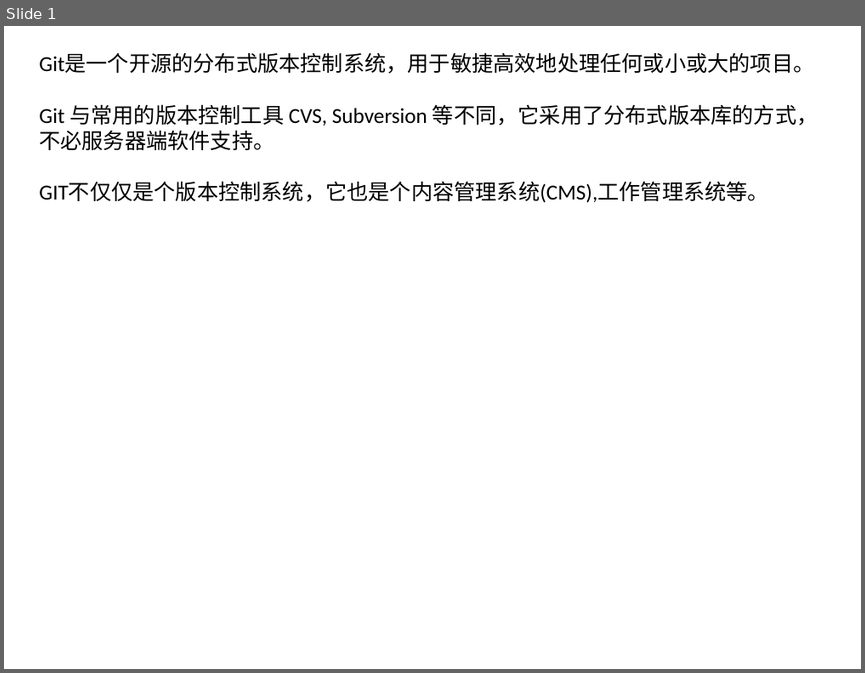
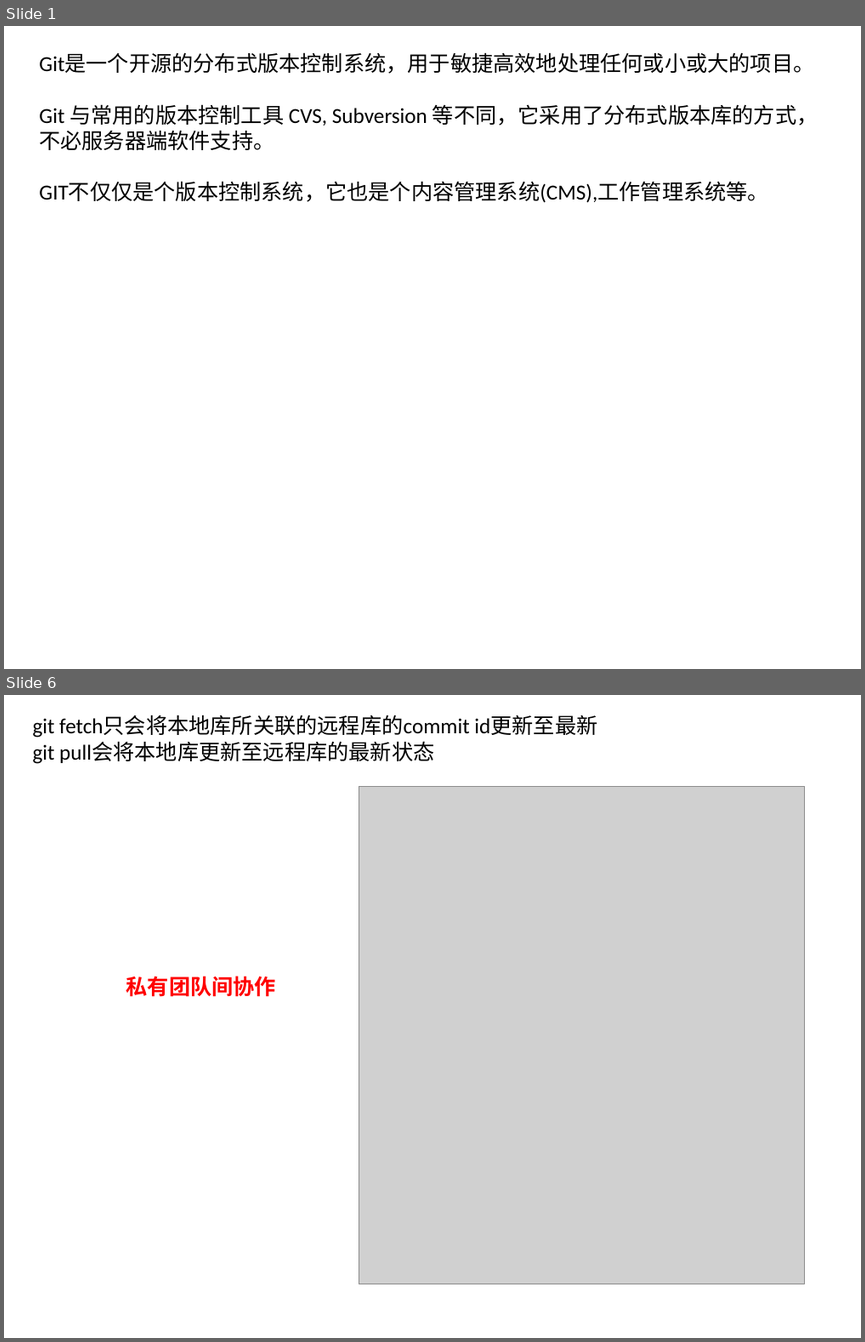
Before and after one commit to greenwonder/MyHtml5, a slide deck: GIT.pptx. Shown one above the other, each under a label of ours: slide 1 before the commit, slides 1 and 6 after it; the slides between them are not shown. The pictures are 865x673 and 865x1342 pixels, drawn with LibreOffice and Linux fonts; fonts in the diff are those of the drawing; grey boxes stand for pictures. Boxes give left, top, right and bottom in pixels: in the first picture for what was removed or moved away, otherwise in the second. Text is boxed around its words. In the diff, an @@ line names an element or a change of style, - is before the commit and + after.

```diff
--- a/GIT.pptx
+++ b/GIT.pptx
@@ slide 6 added at [4,695,861,1338], background #FFFFFF @@
@@ text added at [33,716,597,764], 18 pt, text #000000 @@
+git fetch只会将本地库所关联的远程库的commit id更新至最新
+git pull会将本地库更新至远程库的最新状态
@@ picture added at [358,787,804,1283] @@
@@ text added at [126,975,276,997], 18 pt, text #FF0000, bold @@
+私有团队间协作
```
Also in this commit, not shown: 5 other slides added.
